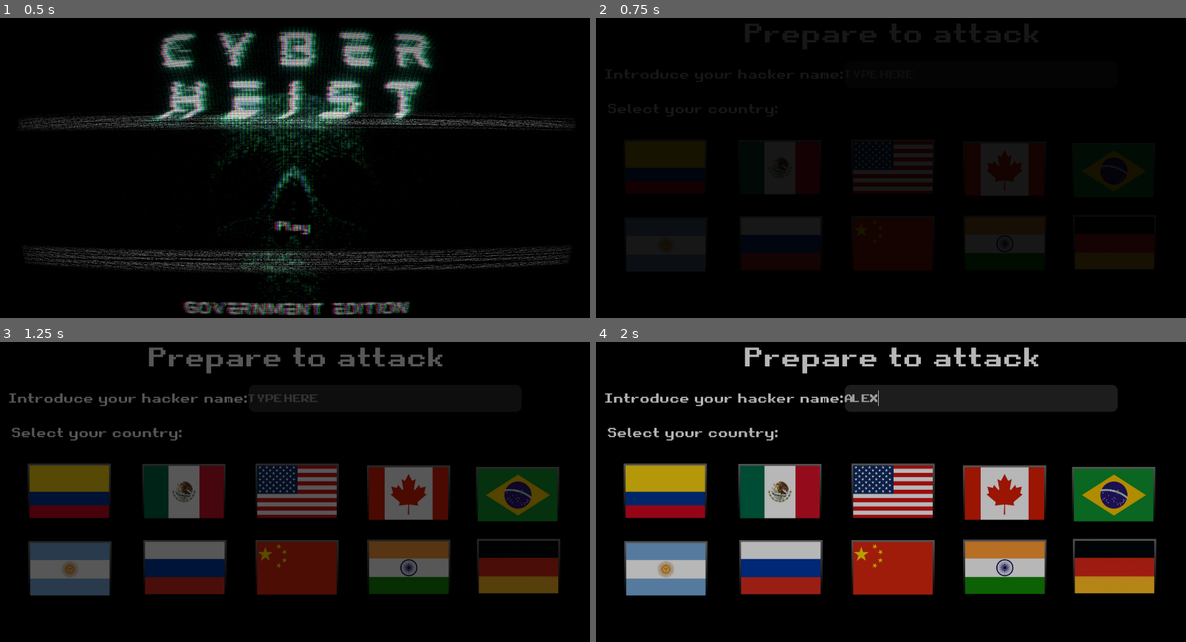
Above: before the commit, frames 1-4 (two rows, left to right).
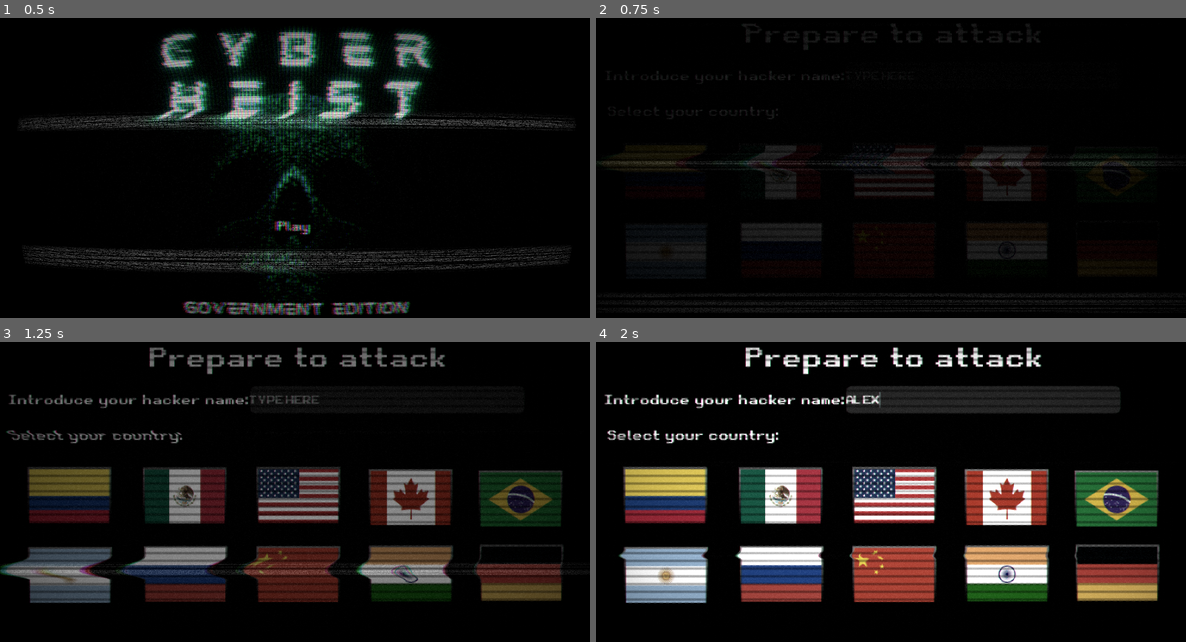
Above: after the commit, the same moments.

Repository: J-Povea21/CyberHeist-GovermentEdition
Game: Godot game, scene res://screens/loading_screen.tscn
Two runs of this game, one before a commit and one after it. Both use one fixed random seed, a clock stepped at 60 frames per second and the inputs below. Sound files missing from this copy of the repository are replaced by a short silence.
Inputs (mouse positions are in pixels of both pictures, inside the frame that each line leads up to):
- Up to frame 1 (0.5 s): no input
- Up to frame 2 (0.75 s): click "Play" at 0.5 s
- Up to frame 3 (1.25 s): no input
- Up to frame 4 (2 s): click (979, 399) at 1.27 s; type "Alex" at 1.35 s

Frame 1 is identical in both runs. In frame 2, 2.6% of the frame differs, in the area x 0-100%, y 1-99%; in frame 3, 21%; in frame 4, 29%, in the area x 1-96%, y 1-88%.

Commit message:
Final version of the game!

Diff:
--- a/CyberHeist/screens/attack_screen.tscn
+++ b/CyberHeist/screens/attack_screen.tscn
@@ -13,7 +13,9 @@
 [ext_resource type="Texture2D" uid="uid://b3wnd5iqxel08" path="res://res/flags/mex.png" id="10_hcks7"]
 [ext_resource type="Texture2D" uid="uid://c2jnjpko3bup0" path="res://res/flags/rus.png" id="11_3hluq"]
 [ext_resource type="Texture2D" uid="uid://b6gdvwlxftwho" path="res://res/flags/usa.png" id="12_ob3qh"]
+[ext_resource type="Material" uid="uid://bxpc8yx4xnd4" path="res://shaders/VHS_EFFECTl.tres" id="14_2djmk"]
 [ext_resource type="AudioStream" uid="uid://x6qq4qoafv5p" path="res://sfx/click.mp3" id="14_qisea"]
+[ext_resource type="AudioStream" uid="uid://frwf5gp5ilh6" path="res://sfx/main_menu.mp3" id="16_7gmjn"]
 
 [sub_resource type="Animation" id="Animation_u3rdw"]
 length = 0.001
@@ -159,6 +161,7 @@
 [node name="CanvasLayer" type="CanvasLayer" parent="."]
 
 [node name="ColorRect" type="ColorRect" parent="CanvasLayer"]
+material = ExtResource("14_2djmk")
 anchors_preset = 15
 anchor_right = 1.0
 anchor_bottom = 1.0
@@ -174,3 +177,9 @@
 
 [node name="HoverButtonSfx" type="AudioStreamPlayer" parent="."]
 stream = ExtResource("14_qisea")
+
+[node name="BackgroundMusic" type="AudioStreamPlayer" parent="."]
+stream = ExtResource("16_7gmjn")
+autoplay = true
+
+[connection signal="finished" from="BackgroundMusic" to="." method="_background_music_finished"]
--- a/CyberHeist/screens/commands_responses.tscn
+++ b/CyberHeist/screens/commands_responses.tscn
@@ -56,6 +56,7 @@
 [node name="CommandHistory" type="RichTextLabel" parent="Rows"]
 layout_mode = 2
 theme_override_fonts/normal_font = ExtResource("2_yfaw0")
+theme_override_font_sizes/normal_font_size = 20
 bbcode_enabled = true
 text = "ether@cyhst:~$ Here will go the command the user sent"
 fit_content = true
@@ -64,6 +65,7 @@
 [node name="Response" type="RichTextLabel" parent="Rows"]
 layout_mode = 2
 theme_override_fonts/normal_font = ExtResource("2_yfaw0")
+theme_override_font_sizes/normal_font_size = 20
 bbcode_enabled = true
 text = "usage: run [filename]"
 fit_content = true
--- a/CyberHeist/screens/game.tscn
+++ b/CyberHeist/screens/game.tscn
@@ -117,6 +117,7 @@
 layout_mode = 2
 size_flags_horizontal = 3
 theme_override_fonts/font = ExtResource("4_tqdc5")
+theme_override_font_sizes/font_size = 21
 theme_override_styles/normal = SubResource("StyleBoxEmpty_35wk5")
 theme_override_styles/focus = SubResource("StyleBoxEmpty_uwxb8")
 placeholder_text = "Type your commands here"
@@ -133,5 +134,6 @@
 offset_bottom = 972.0
 color = Color(1, 1, 1, 0)
 
+[connection signal="finished" from="BackgroundMusic" to="." method="_background_music_finished"]
 [connection signal="text_submitted" from="Background/MarginContainer/Rows/InputArea/InputContainer/InputLine" to="." method="command_submited"]
 [connection signal="text_submitted" from="Background/MarginContainer/Rows/InputArea/InputContainer/InputLine" to="Background/MarginContainer/Rows/InputArea/InputContainer/InputLine" method="enter_key_pressed"]
--- a/CyberHeist/screens/game_over.tscn
+++ b/CyberHeist/screens/game_over.tscn
@@ -1,10 +1,11 @@
-[gd_scene load_steps=13 format=3 uid="uid://yksivd46dc5y"]
+[gd_scene load_steps=14 format=3 uid="uid://yksivd46dc5y"]
 
 [ext_resource type="FontFile" uid="uid://150dj6ldsdxd" path="res://fonts/Mokoto Glitch Mark 2.otf" id="1_4brw1"]
 [ext_resource type="Script" path="res://scripts/game_over.gd" id="1_224hh"]
-[ext_resource type="Texture2D" uid="uid://dpsmydbgyjqll" path="res://res/game_over_screen.png" id="1_ombqy"]
+[ext_resource type="Texture2D" uid="uid://dxkoatvxe6n8" path="res://res/calavera.png" id="2_55u0d"]
 [ext_resource type="Material" uid="uid://bxpc8yx4xnd4" path="res://shaders/VHS_EFFECTl.tres" id="4_kv7lg"]
 [ext_resource type="AudioStream" uid="uid://x6qq4qoafv5p" path="res://sfx/click.mp3" id="5_kao6l"]
+[ext_resource type="Texture2D" uid="uid://cuyqtdx0sjhh0" path="res://res/game_over.png" id="6_6xpq8"]
 
 [sub_resource type="StyleBoxEmpty" id="StyleBoxEmpty_vp0n4"]
 
@@ -30,9 +31,9 @@
 offset_bottom = 989.0
 color = Color(0, 0, 0, 1)
 
-[node name="GameOverScreen" type="Sprite2D" parent="."]
-position = Vector2(953, 484)
-texture = ExtResource("1_ombqy")
+[node name="Calavera" type="Sprite2D" parent="Background"]
+position = Vector2(1041, 564)
+texture = ExtResource("2_55u0d")
 
 [node name="Overlayer" type="CanvasLayer" parent="."]
 
@@ -79,6 +80,10 @@
 [node name="HoverButtonSfx" type="AudioStreamPlayer" parent="."]
 stream = ExtResource("5_kao6l")
 
+[node name="GameOver" type="Sprite2D" parent="."]
+position = Vector2(958, 332)
+texture = ExtResource("6_6xpq8")
+
 [connection signal="mouse_entered" from="Overlayer/Vhs/QuitBtn" to="." method="_quit_btn_mouse_entered"]
 [connection signal="pressed" from="Overlayer/Vhs/QuitBtn" to="." method="_quit_btn_pressed"]
 [connection signal="mouse_entered" from="Overlayer/Vhs/RestartBtn" to="." method="_restart_btn_mouse_entered"]
--- a/CyberHeist/screens/lore_screen.tscn
+++ b/CyberHeist/screens/lore_screen.tscn
@@ -36,7 +36,7 @@
 tracks/0/type = "value"
 tracks/0/imported = false
 tracks/0/enabled = true
-tracks/0/path = NodePath("Label:visible_ratio")
+tracks/0/path = NodePath("Background/Label:visible_ratio")
 tracks/0/interp = 1
 tracks/0/loop_wrap = true
 tracks/0/keys = {
@@ -94,7 +94,7 @@
 tracks/0/type = "value"
 tracks/0/imported = false
 tracks/0/enabled = true
-tracks/0/path = NodePath("Label:visible_ratio")
+tracks/0/path = NodePath("Background/Label:visible_ratio")
 tracks/0/interp = 1
 tracks/0/loop_wrap = true
 tracks/0/keys = {
@@ -123,7 +123,13 @@
 [node name="lore_screen" type="Node2D"]
 script = ExtResource("1_wb25q")
 
-[node name="Label" type="Label" parent="."]
+[node name="Background" type="ColorRect" parent="."]
+material = SubResource("ShaderMaterial_4uf0o")
+offset_right = 1930.0
+offset_bottom = 1000.0
+color = Color(0, 0, 0, 1)
+
+[node name="Label" type="Label" parent="Background"]
 offset_right = 1924.0
 offset_bottom = 977.0
 theme_override_colors/font_color = Color(0, 0.803922, 0, 1)
@@ -132,12 +138,6 @@
 horizontal_alignment = 1
 vertical_alignment = 1
 clip_text = true
-
-[node name="Background" type="ColorRect" parent="."]
-material = SubResource("ShaderMaterial_4uf0o")
-offset_right = 1930.0
-offset_bottom = 1000.0
-color = Color(0, 0, 0, 1)
 
 [node name="Animation" type="AnimationPlayer" parent="."]
 libraries = {
--- a/CyberHeist/screens/main_screen.tscn
+++ b/CyberHeist/screens/main_screen.tscn
@@ -14,7 +14,9 @@
 [ext_resource type="Texture2D" uid="uid://bbai5t2sdsymp" path="res://res/flags/ind.png" id="11_0dqkf"]
 [ext_resource type="Texture2D" uid="uid://c4y4coxj8k7wq" path="res://res/flags/brz.png" id="12_wde5h"]
 [ext_resource type="Texture2D" uid="uid://daijqc16k8rp6" path="res://res/flags/ale.png" id="13_3tt20"]
+[ext_resource type="Material" uid="uid://bxpc8yx4xnd4" path="res://shaders/VHS_EFFECTl.tres" id="15_3hfga"]
 [ext_resource type="AudioStream" uid="uid://x6qq4qoafv5p" path="res://sfx/click.mp3" id="15_4wqp6"]
+[ext_resource type="AudioStream" uid="uid://frwf5gp5ilh6" path="res://sfx/main_menu.mp3" id="17_r710h"]
 
 [sub_resource type="StyleBoxFlat" id="StyleBoxFlat_a8dai"]
 bg_color = Color(0.160784, 0.160784, 0.160784, 1)
@@ -287,6 +289,7 @@
 layer = 10
 
 [node name="Overlay" type="ColorRect" parent="OverlayLayer"]
+material = ExtResource("15_3hfga")
 anchors_preset = 15
 anchor_right = 1.0
 anchor_bottom = 1.0
@@ -300,3 +303,9 @@
 
 [node name="HoverButtonSfx" type="AudioStreamPlayer" parent="."]
 stream = ExtResource("15_4wqp6")
+
+[node name="BackgroundMusic" type="AudioStreamPlayer" parent="."]
+stream = ExtResource("17_r710h")
+autoplay = true
+
+[connection signal="finished" from="BackgroundMusic" to="." method="_background_music_finished"]
--- a/CyberHeist/screens/you_win.tscn
+++ b/CyberHeist/screens/you_win.tscn
@@ -1,9 +1,10 @@
-[gd_scene load_steps=19 format=3 uid="uid://c8lmq8pda2kq2"]
+[gd_scene load_steps=20 format=3 uid="uid://c8lmq8pda2kq2"]
 
 [ext_resource type="Script" path="res://scripts/you_win.gd" id="1_8ii4w"]
 [ext_resource type="Material" uid="uid://bxpc8yx4xnd4" path="res://shaders/VHS_EFFECTl.tres" id="1_dpd6c"]
 [ext_resource type="FontFile" uid="uid://dng1gh5wqkhof" path="res://fonts/ARCADECLASSIC.TTF" id="1_qpjfj"]
 [ext_resource type="FontFile" uid="uid://150dj6ldsdxd" path="res://fonts/Mokoto Glitch Mark 2.otf" id="2_ucqys"]
+[ext_resource type="Texture2D" uid="uid://c0t1ec4rmkrxp" path="res://res/you_win.png" id="2_uwykx"]
 [ext_resource type="AudioStream" uid="uid://643o5ddm46kr" path="res://sfx/lore_typing.mp3" id="5_3whie"]
 [ext_resource type="AudioStream" uid="uid://x6qq4qoafv5p" path="res://sfx/click.mp3" id="6_j8s74"]
 
@@ -34,6 +35,21 @@
 "values": [0.0]
 }
 
+[sub_resource type="Animation" id="Animation_1wmvu"]
+resource_name = "display_text"
+tracks/0/type = "value"
+tracks/0/imported = false
+tracks/0/enabled = true
+tracks/0/path = NodePath("FinalMessage:visible_ratio")
+tracks/0/interp = 1
+tracks/0/loop_wrap = true
+tracks/0/keys = {
+"times": PackedFloat32Array(0, 1),
+"transitions": PackedFloat32Array(1, 1),
+"update": 0,
+"values": [0.0, 1.0]
+}
+
 [sub_resource type="Animation" id="Animation_52euu"]
 resource_name = "fade_out"
 tracks/0/type = "value"
@@ -47,21 +63,6 @@
 "transitions": PackedFloat32Array(1, 1),
 "update": 0,
 "values": [Color(0, 0, 0, 1), Color(0, 0, 0, 0)]
-}
-
-[sub_resource type="Animation" id="Animation_1wmvu"]
-resource_name = "display_text"
-tracks/0/type = "value"
-tracks/0/imported = false
-tracks/0/enabled = true
-tracks/0/path = NodePath("FinalMessage:visible_ratio")
-tracks/0/interp = 1
-tracks/0/loop_wrap = true
-tracks/0/keys = {
-"times": PackedFloat32Array(0, 1),
-"transitions": PackedFloat32Array(1, 1),
-"update": 0,
-"values": [0.0, 1.0]
 }
 
 [sub_resource type="AnimationLibrary" id="AnimationLibrary_n3s4c"]
@@ -89,6 +90,10 @@
 
 [node name="YouWin" type="Node2D"]
 script = ExtResource("1_8ii4w")
+
+[node name="YouWin" type="Sprite2D" parent="."]
+position = Vector2(905, 222)
+texture = ExtResource("2_uwykx")
 
 [node name="Animation" type="AnimationPlayer" parent="."]
 libraries = {
--- a/CyberHeist/scripts/attack_screen.gd
+++ b/CyberHeist/scripts/attack_screen.gd
@@ -18,3 +18,7 @@
 
 func _flag_button_mouse_entered() -> void:
 	$HoverButtonSfx.play()
+
+
+func _background_music_finished() -> void:
+	$BackgroundMusic.play()
--- a/CyberHeist/scripts/game.gd
+++ b/CyberHeist/scripts/game.gd
@@ -39,3 +39,7 @@
 
 func _player_wins():
 	get_tree().change_scene_to_packed(YOU_WIN)
+
+
+func _background_music_finished() -> void:
+	$BackgroundMusic.play()
--- a/CyberHeist/scripts/lore_screen.gd
+++ b/CyberHeist/scripts/lore_screen.gd
@@ -3,7 +3,7 @@
 ## NEW SCENE ##
 const GAME_SCENE = preload("res://screens/game.tscn")
 
-@onready var label_lore = $Label
+@onready var label_lore = $Background/Label
 @onready var ok_button = $Overlayer/OverLayer/OkBtn
 @onready var animations = $Animation
 
--- a/CyberHeist/scripts/main_screen.gd
+++ b/CyberHeist/scripts/main_screen.gd
@@ -28,3 +28,7 @@
 
 func _flag_button_mouse_entered() -> void:
 	$HoverButtonSfx.play()
+
+
+func _background_music_finished() -> void:
+	$BackgroundMusic.play()
--- a/CyberHeist/shaders/VHS_EFFECTl.tres
+++ b/CyberHeist/shaders/VHS_EFFECTl.tres
@@ -5,8 +5,8 @@
 [resource]
 shader = ExtResource("1_2yujx")
 shader_parameter/overlay = false
-shader_parameter/scanlines_opacity = 0.4
-shader_parameter/scanlines_width = 0.25
+shader_parameter/scanlines_opacity = 0.327
+shader_parameter/scanlines_width = 0.218
 shader_parameter/grille_opacity = 0.0
 shader_parameter/resolution = Vector2(900, 800)
 shader_parameter/pixelate = true
@@ -21,7 +21,7 @@
 shader_parameter/aberration = 0.00400005
 shader_parameter/brightness = 1.4
 shader_parameter/discolor = true
-shader_parameter/warp_amount = 1.0
+shader_parameter/warp_amount = 0.0
 shader_parameter/clip_warp = false
 shader_parameter/vignette_intensity = 0.4
-shader_parameter/vignette_opacity = 0.457
+shader_parameter/vignette_opacity = 0.329
Not shown, added: CyberHeist/data/final_message.txt
Binary file added: CyberHeist/res/game_over.png
Not shown, added: CyberHeist/res/game_over.png.import
Binary file removed: CyberHeist/res/game_over_screen.png
Not shown, removed: CyberHeist/res/game_over_screen.png.import
Binary file added: CyberHeist/res/you_win.png
Not shown, added: CyberHeist/res/you_win.png.import
Not shown: 1 places in CyberHeist/screens/attack_screen.tscn that only renumber resources
Not shown: 1 places in CyberHeist/screens/main_screen.tscn that only renumber resources
Not shown, removed: CyberHeist/sfx/background music.mp3.import
Not shown, removed: CyberHeist/sfx/incorrect_command.wav.import
Not shown, removed: CyberHeist/sfx/init_screen.mp3.import
(and 7 more such lines)
